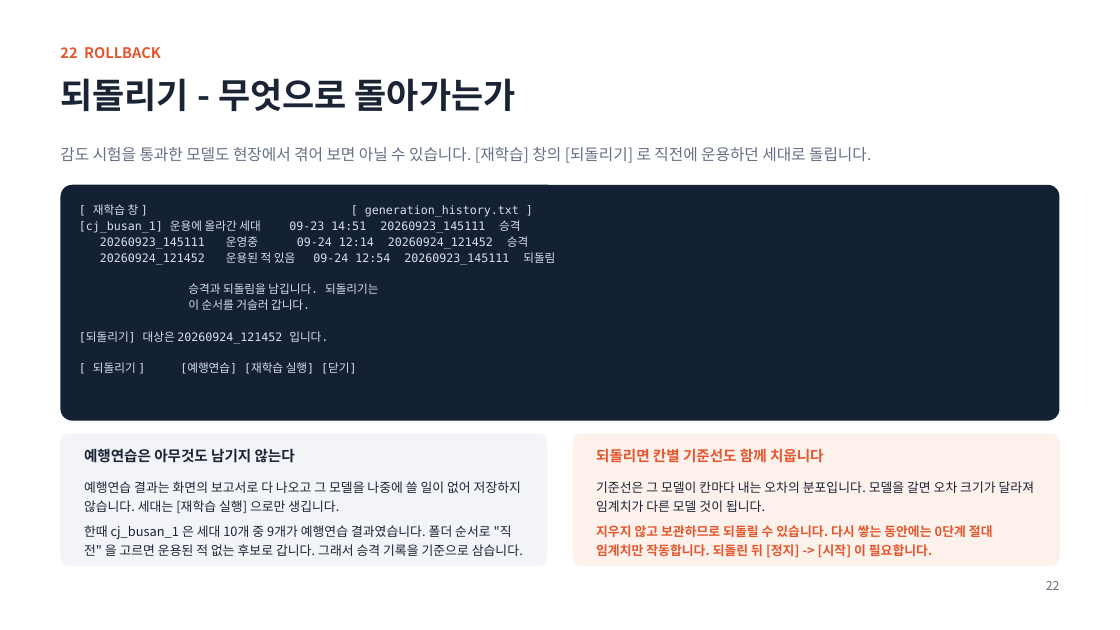
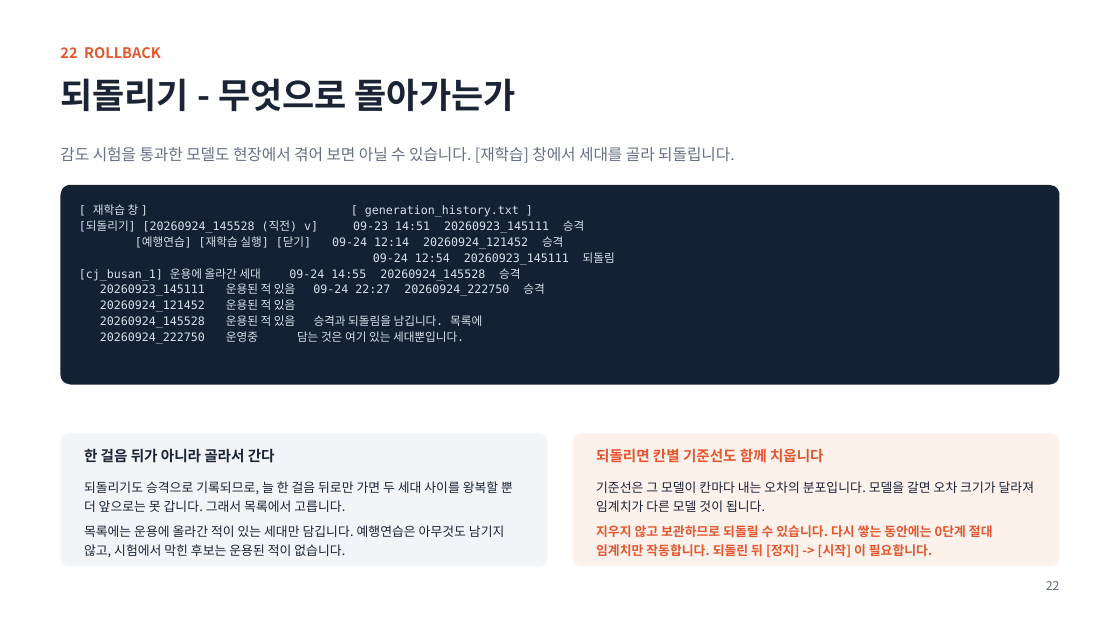
Before and after one commit to oskwon65/MultiModal_FireCam, a slide deck: slide 23 of 멀티모달_화재감지_모니터링_설치매뉴얼.pptx. Drawn at 1120x630 pixels with LibreOffice and Linux fonts; fonts in the diff are those of the drawing. Boxes give left, top, right and bottom in pixels: in the first picture for what was removed or moved away, otherwise in the second. Text is boxed around its words. In the diff, an @@ line names an element or a change of style, - is before the commit and + after.

```diff
--- a/멀티모달_화재감지_모니터링_설치매뉴얼.pptx
+++ b/멀티모달_화재감지_모니터링_설치매뉴얼.pptx
@@ text at (x1=60, y1=147, x2=735, y2=163): text changed @@
-감도 시험을 통과한 모델도 현장에서 겪어 보면 아닐 수 있습니다. [재학습] 창의 [되돌리기] 로 직전에 운용하던 세대로 돌립니다.
+감도 시험을 통과한 모델도 현장에서 겪어 보면 아닐 수 있습니다. [재학습] 창에서 세대를 골라 되돌립니다.
@@ rounded rectangle resized from (x1=60, y1=185, x2=1060, y2=421) to (x1=60, y1=185, x2=1060, y2=385) @@
@@ text at (x1=79, y1=221, x2=615, y2=344): text changed @@
-[cj_busan_1] 운용에 올라간 세대 09-23 14:51 20260923_145111 승격
-20260923_145111 운영중 09-24 12:14 20260924_121452 승격
-20260924_121452 운용된 적 있음 09-24 12:54 20260923_145111 되돌림
-승격과 되돌림을 남깁니다. 되돌리기는
-이 순서를 거슬러 갑니다.
-[되돌리기] 대상은 20260924_121452 입니다.
-[ 되돌리기 ] [예행연습] [재학습 실행] [닫기]
+[되돌리기] [20260924_145528 (직전) v] 09-23 14:51 20260923_145111 승격
+[예행연습] [재학습 실행] [닫기] 09-24 12:14 20260924_121452 승격
+09-24 12:54 20260923_145111 되돌림
+[cj_busan_1] 운용에 올라간 세대 09-24 14:55 20260924_145528 승격
+20260923_145111 운용된 적 있음 09-24 22:27 20260924_222750 승격
+20260924_121452 운용된 적 있음
+20260924_145528 운용된 적 있음 승격과 되돌림을 남깁니다. 목록에
+20260924_222750 운영중 담는 것은 여기 있는 세대뿐입니다.
@@ text at (x1=84, y1=448, x2=275, y2=463): text changed @@
-예행연습은 아무것도 남기지 않는다
+한 걸음 뒤가 아니라 골라서 간다
@@ text at (x1=84, y1=481, x2=513, y2=557): text changed @@
-예행연습 결과는 화면의 보고서로 다 나오고 그 모델을 나중에 쓸 일이 없어 저장하지 않습니다. 세대는 [재학습 실행] 으로만 생깁니다.
-한때 cj_busan_1 은 세대 10개 중 9개가 예행연습 결과였습니다. 폴더 순서로 "직전" 을 고르면 운용된 적 없는 후보로 갑니다. 그래서 승격 기록을 기준으로 삼습니다.
+되돌리기도 승격으로 기록되므로, 늘 한 걸음 뒤로만 가면 두 세대 사이를 왕복할 뿐 더 앞으로는 못 갑니다. 그래서 목록에서 고릅니다.
+목록에는 운용에 올라간 적이 있는 세대만 담깁니다. 예행연습은 아무것도 남기지 않고, 시험에서 막힌 후보는 운용된 적이 없습니다.
```
Also in this commit, not shown: 1 other slide changed, 1 other file.
